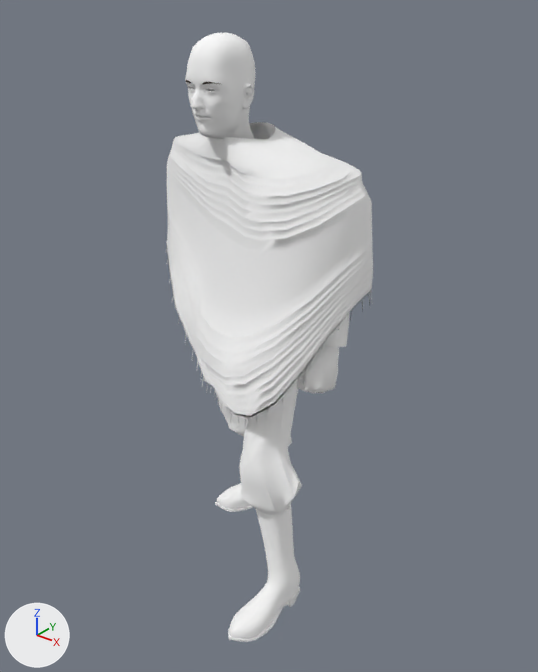
One commit to the glTF model public/experiments/out-west/3d/native-v2/equipment/outfit.striped-poncho.glb: the scene before it, then after it.
Both versions are drawn from a camera (50 mm lens) standing at (1.312, -1.522, 1.837) and looking at (0.039, 0.07, 0.85). Lighting does not change. The marker at lower left points along +X, +Y and +Z. The picture after the commit comes second. Where no turn or scale is listed for an object, it has been applied to the vertices. Vertices at exactly the same position are counted once.

Names of what the first picture shows: 'native.skin-part.73.0', 'native.skin-part.73.1', 'native.skin-part.73.3', 'native.skin-part.78.0', 'native.skin-part.78.1', 'native.skin-part.78.2'.
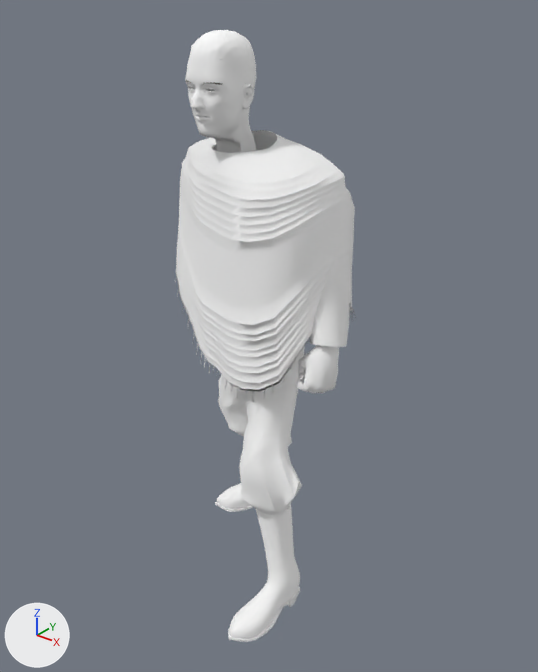
What differs and where, as boxes (x1, y1, x2, y2) in the pictures (538 x 672 px):
'native.skin-part.73.3', reshaped (12% narrower, 11% shorter)
    before: (166, 122, 373, 427)
    after: (175, 130, 356, 401)
'native.skin-part.78.1', reshaped
    before: (185, 33, 256, 139)
    after: (189, 30, 256, 89)
part 3 of me_skin_part_2_part_0_part_2, cut back
    before: (185, 80, 219, 85)
    after: (185, 59, 256, 153)

The edits, one by one:
Material 'Tobacco brown hair' (mat_tobacco_brown_hair) is new.
Its base color is (1.0, 1.0, 1.0) (white #ffffff).
Its roughness is 0.92.
me_skin_part_3 is used by ob_native_skin_part_73_3; location (0.0, 0.0, 0.003).
me_skin_part_3 had 2270 vertices, 3601 faces and spanned x -0.37..0.382, y -0.193..0.369, z 0.661..1.468.
me_skin_part_3 now has 2270 vertices, 3601 faces and spans x -0.314..0.356, y -0.155..0.364, z 0.696..1.445.
me_skin_part_3 part 1: 1179 of 2270 vertices moved; they spanned x -0.37..0.382, y -0.193..0.369, z 0.661..1.468 and now span x -0.274..0.299, y -0.155..0.364, z 0.696..1.445; mean shift (-0.005, 0.017, -0.002); largest move (0.029, 0.127, 1.132) -> (0.034, 0.253, 1.18).
Other edits to the shape of me_skin_part_3 do not show in these pictures.
me_skin_part_2_part_0_part_1 is used by ob_native_skin_part_78_1; location (0.0, 0.0, 0.003).
me_skin_part_2_part_0_part_1 had 4446 vertices, 8836 faces and spanned x -0.118..0.064, y -0.149..0.056, z 1.385..1.703.
me_skin_part_2_part_0_part_1 no longer uses material mat_field_worn_skin (white #ffffff).
me_skin_part_2_part_0_part_1 now has 4177 vertices, 8208 faces and spans x -0.105..0.05, y -0.129..0.058, z 1.555..1.71.
me_skin_part_2_part_0_part_1 part 2: 4446 vertices removed from x -0.118..0.064, y -0.149..0.056, z 1.385..1.703; 4177 vertices added at x -0.105..0.05, y -0.129..0.058, z 1.555..1.71.
me_skin_part_2_part_0_part_1 gains material mat_tobacco_brown_hair (white #ffffff).
me_skin_part_2_part_0_part_2 is used by ob_native_skin_part_78_2; location (0.0, 0.0, 0.003).
me_skin_part_2_part_0_part_2 had 76 vertices, 72 faces and spanned x -0.0876..0.0336, y -0.1314..-0.1062, z 1.5905..1.5994.
me_skin_part_2_part_0_part_2 no longer uses material mat_tobacco_brown_eyebrows (brown #392f27).
me_skin_part_2_part_0_part_2 now has 4446 vertices, 8836 faces and spans x -0.118..0.064, y -0.149..0.0565, z 1.3846..1.7032.
me_skin_part_2_part_0_part_2 part 3: 76 vertices removed from x -0.0876..0.0336, y -0.1314..-0.1062, z 1.5905..1.5994; 4446 vertices added at x -0.118..0.064, y -0.149..0.0565, z 1.3846..1.7032.
me_skin_part_2_part_0_part_2 gains material mat_field_worn_skin (white #ffffff).
